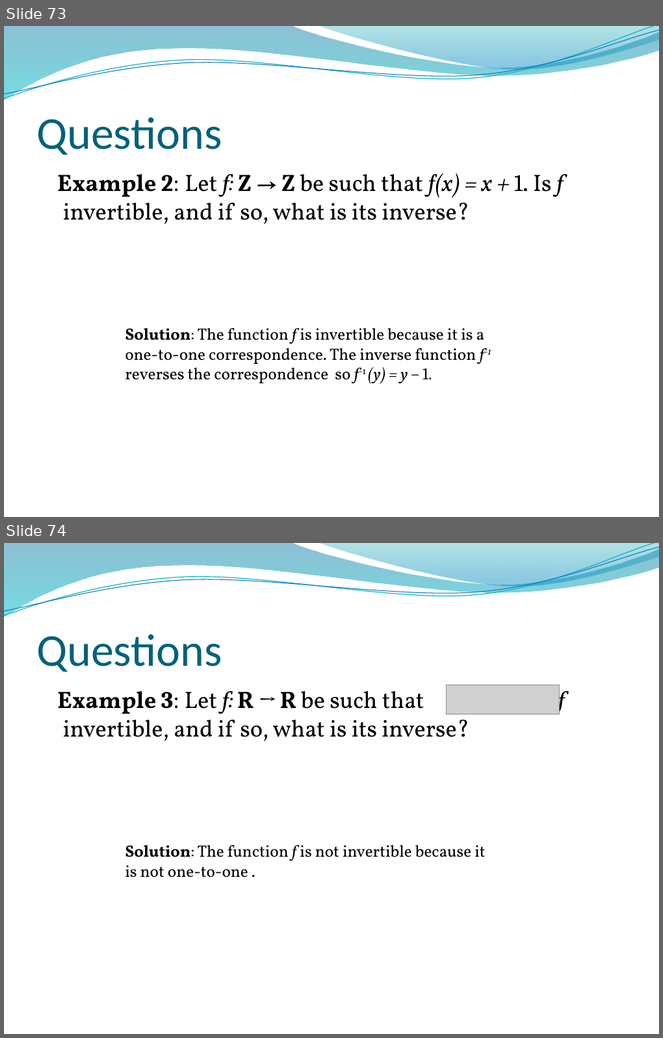
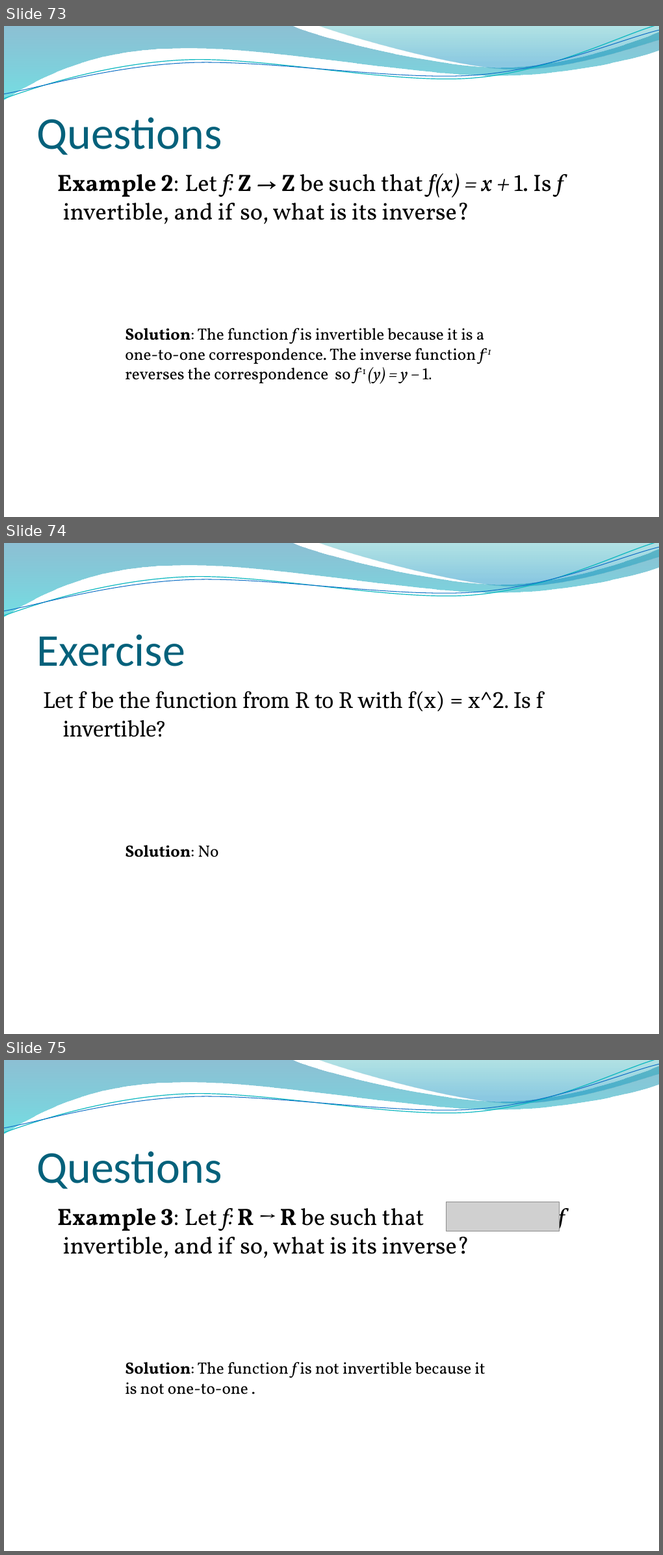
Before and after one commit to lin-chen-GA/lin-chen-GA.github.io, a slide deck: cs2620/slides/cs2620_notes2.pptx. Shown one above the other, each under a label of ours: slides 73 and 74 before the commit, slides 73, 74 and 75 after it. The pictures are 663x1038 and 663x1555 pixels, drawn with LibreOffice and Linux fonts; fonts in the diff are those of the drawing; grey boxes stand for pictures; background and template pictures are left out. Boxes give left, top, right and bottom in pixels: in the first picture for what was removed or moved away, otherwise in the second. Text is boxed around its words. In the diff, an @@ line names an element or a change of style, - is before the commit and + after.

```diff
--- a/cs2620/slides/cs2620_notes2.pptx
+++ b/cs2620/slides/cs2620_notes2.pptx
@@ slide 74 added at <box>4,543,659,1034</box>, background picture (left out); not listed: 4 template elements that a slide beside it also shows @@
@@ title added at <box>36,635,185,667</box>, 50 pt, text #04617B @@
+Exercise
@@ text added at <box>43,691,544,737</box>, 26 pt, text #000000 @@
+Let f be the function from R to R with f(x) = x^2. Is f invertible?
@@ text added at <box>125,845,218,858</box>, 18 pt, text #000000, bold @@
+Solution: No
@@ what was slide 74 is now slide 75 @@
```
Also in this commit, not shown: 2 other slides added.
